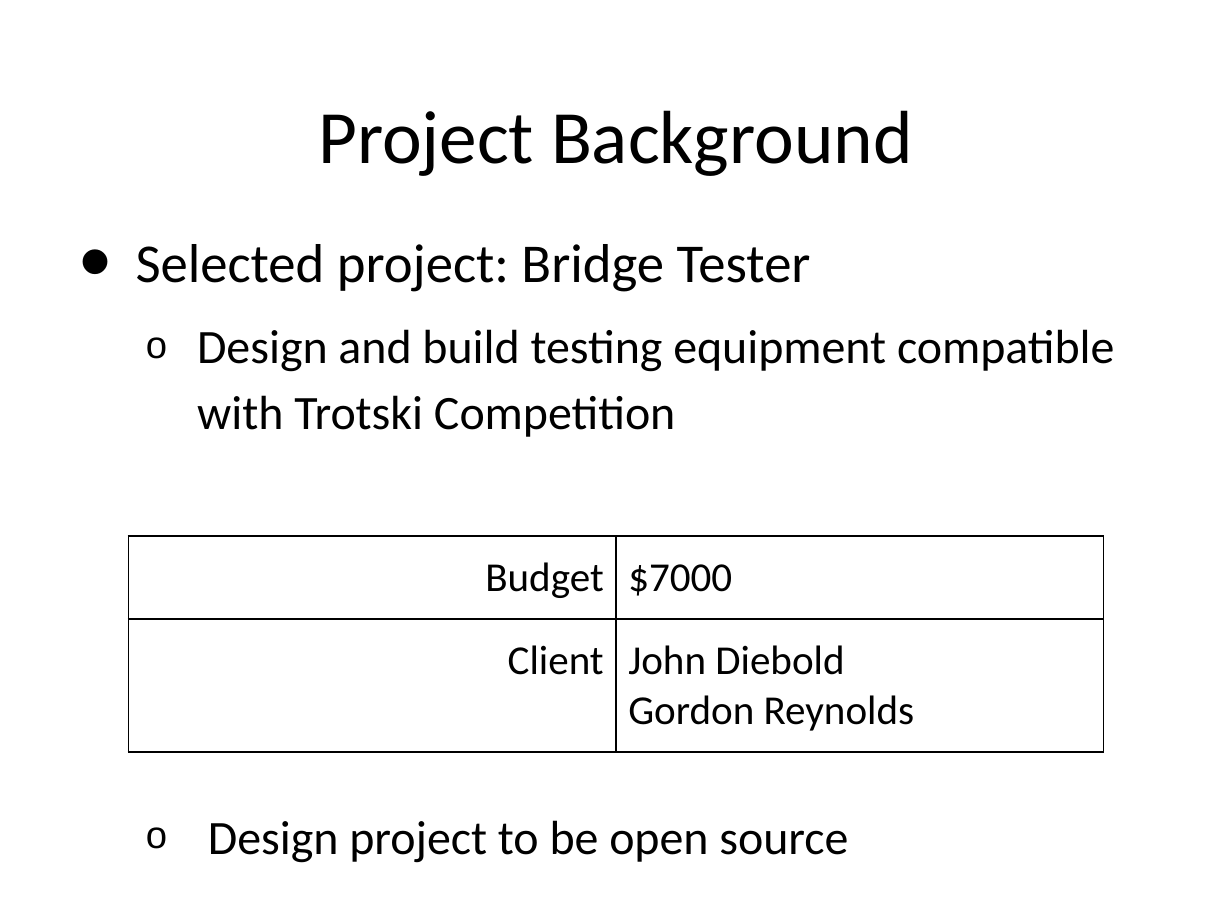
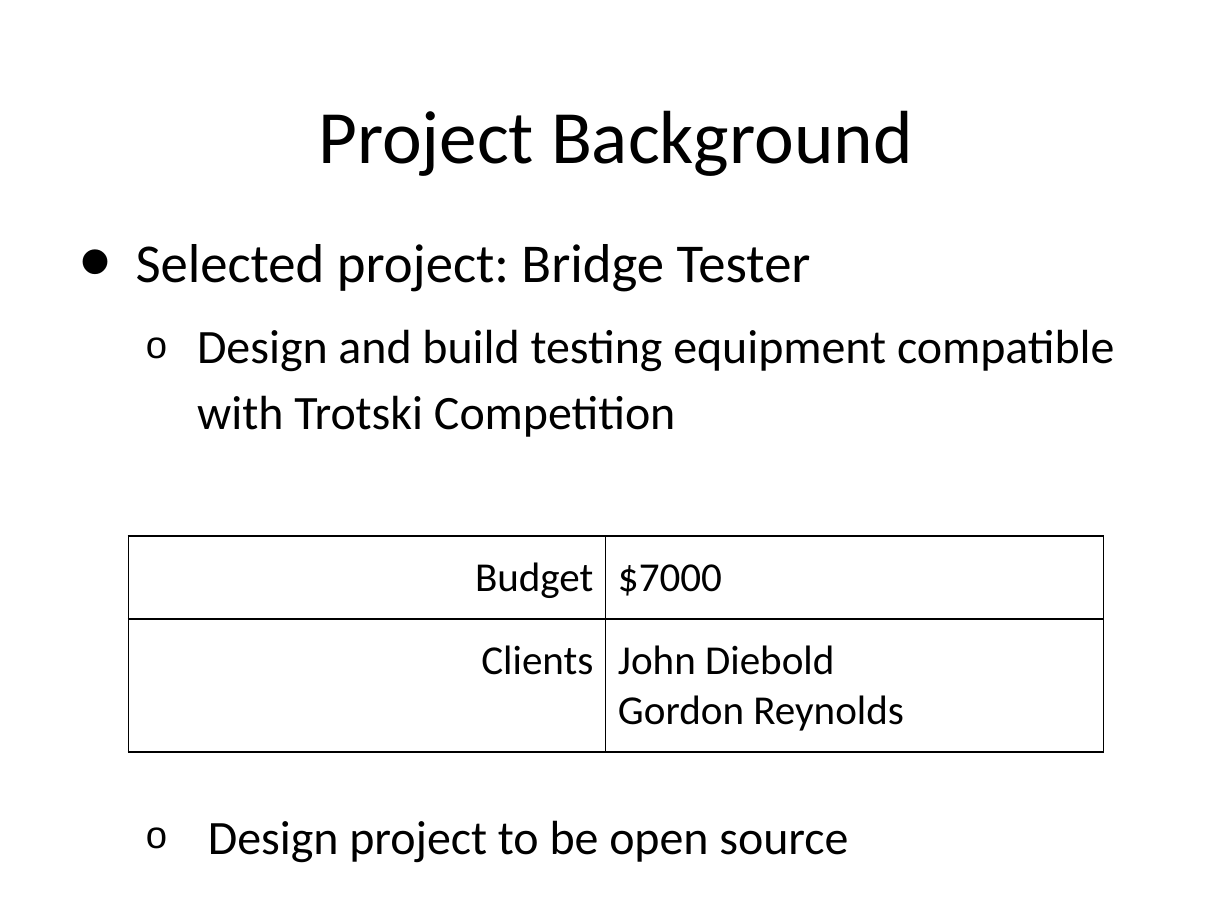
Before and after one commit to TheBengineer/Bridge-Tester, a slide deck: slide 4 of Presentations/December 9, 2013/final presentation.pptx. Drawn at 1232x924 pixels with LibreOffice and Linux fonts; fonts in the diff are those of the drawing. Boxes give left, top, right and bottom in pixels: in the first picture for what was removed or moved away, otherwise in the second. Text is boxed around its words. In the diff, an @@ line names an element or a change of style, - is before the commit and + after.

```diff
--- a/Presentations/December 9, 2013/final presentation.pptx
+++ b/Presentations/December 9, 2013/final presentation.pptx
@@ table at bbox=[128, 536, 1104, 749] @@
-row 2, column 1: Client
+row 2, column 1: Clients
```
Also in this commit, not shown: 2 other slides changed, 1 slide added, 1 slide removed.
